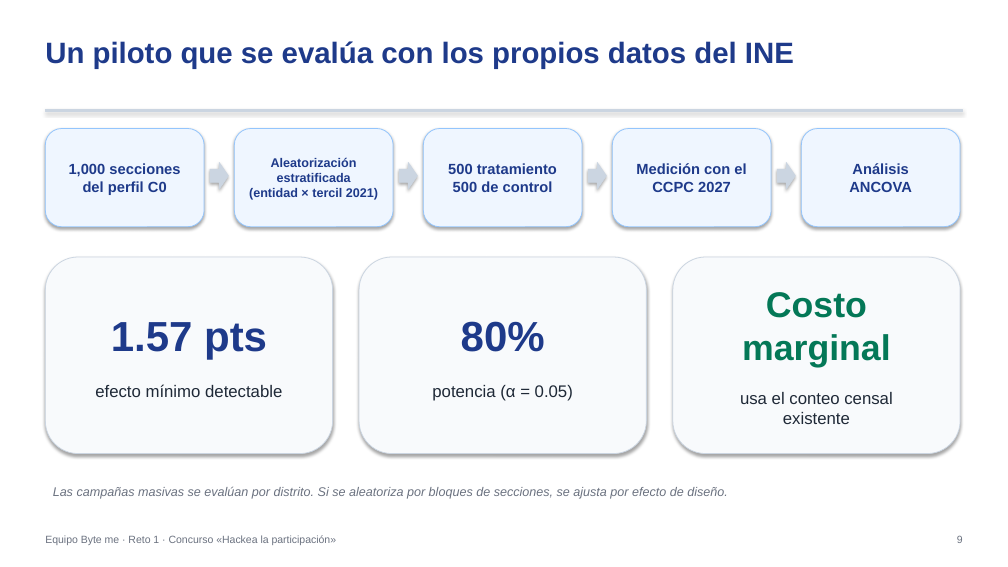
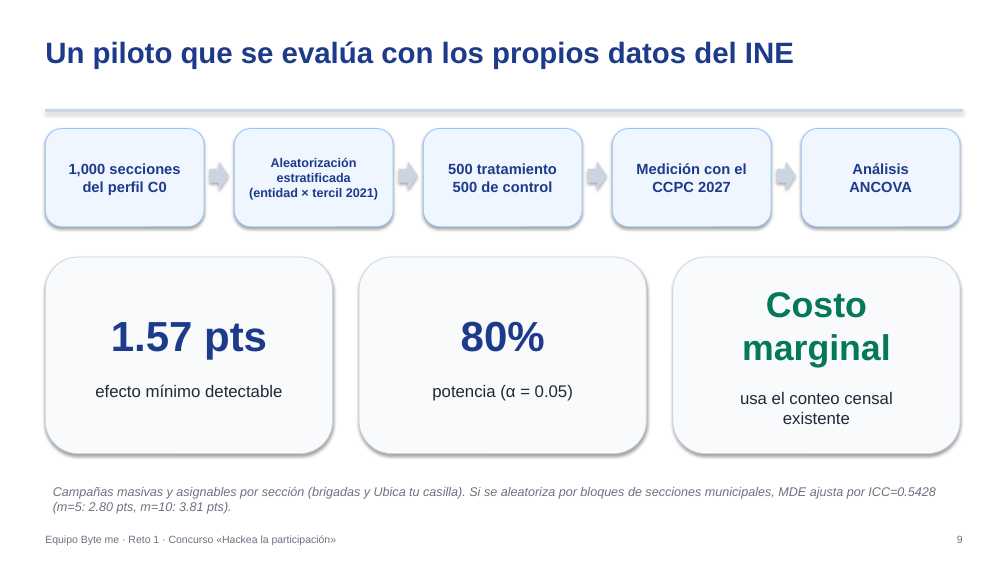
Before and after one commit to Johanan1113/Hackaton_INE_byte_me, a slide deck: slide 9 of entrega_ByteMe_Reto1/Presentacion_Ejecutiva_ByteMe.pptx. Drawn at 1008x567 pixels with LibreOffice and Linux fonts; fonts in the diff are those of the drawing. Boxes give left, top, right and bottom in pixels: in the first picture for what was removed or moved away, otherwise in the second. Text is boxed around its words. In the diff, an @@ line names an element or a change of style, - is before the commit and + after.

Commit message:
chore(empaquetado): sincronizacion de pruebas, README, entregables y paquete zip final v1.0.2 (Bloque G)

```diff
--- a/entrega_ByteMe_Reto1/Presentacion_Ejecutiva_ByteMe.pptx
+++ b/entrega_ByteMe_Reto1/Presentacion_Ejecutiva_ByteMe.pptx
@@ text at (53,486,935,514): text changed @@
-Las campañas masivas se evalúan por distrito. Si se aleatoriza por bloques de secciones, se ajusta por efecto de diseño.
+Campañas masivas y asignables por sección (brigadas y Ubica tu casilla). Si se aleatoriza por bloques de secciones municipales, MDE ajusta por ICC=0.5428 (m=5: 2.80 pts, m=10: 3.81 pts).
```
Also in this commit, not shown: 7 other slides changed, 26 other files.
